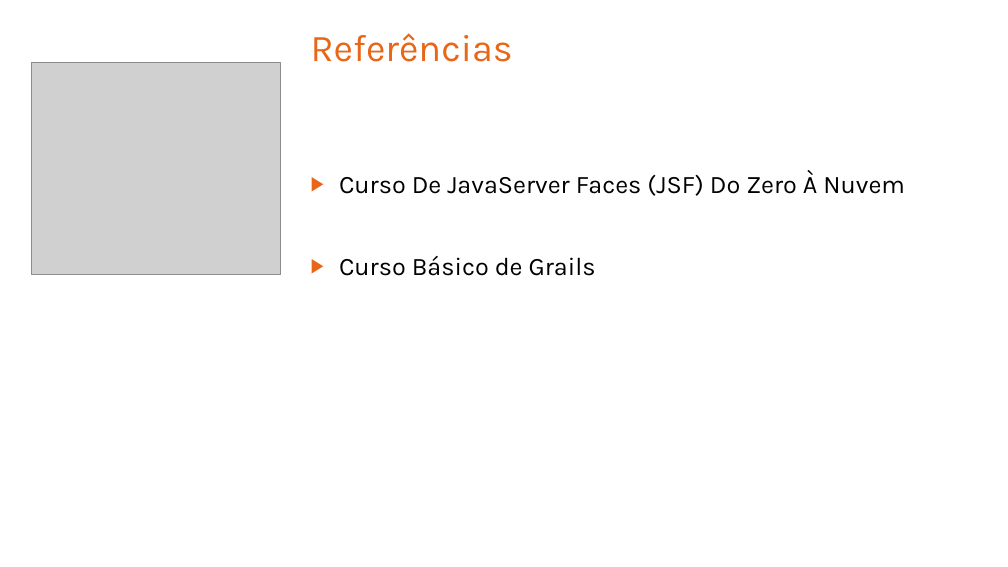
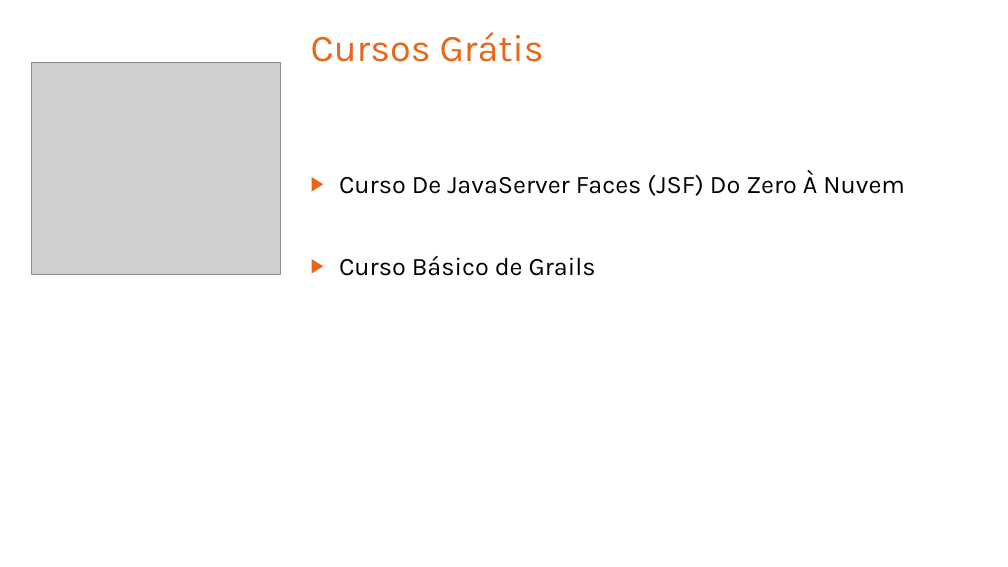
Before and after one commit to leandrocgsi/RestWithASP-NETUdemy, a slide deck: slide 8 of Documents/Building Modern RESTFul API's With ASP.NET Core - Architectural Overview.pptx. Drawn at 1008x567 pixels with LibreOffice and Linux fonts; fonts in the diff are those of the drawing; grey boxes stand for pictures. Boxes give left, top, right and bottom in pixels: in the first picture for what was removed or moved away, otherwise in the second. Text is boxed around its words. In the diff, an @@ line names an element or a change of style, - is before the commit and + after.

```diff
--- a/Documents/Building Modern RESTFul API's With ASP.NET Core - Architectural Overview.pptx
+++ b/Documents/Building Modern RESTFul API's With ASP.NET Core - Architectural Overview.pptx
@@ text at <box>311,32,544,62</box>: text changed @@
-Referências
+Cursos Grátis
```
Also in this commit, not shown: 4 other slides changed.
